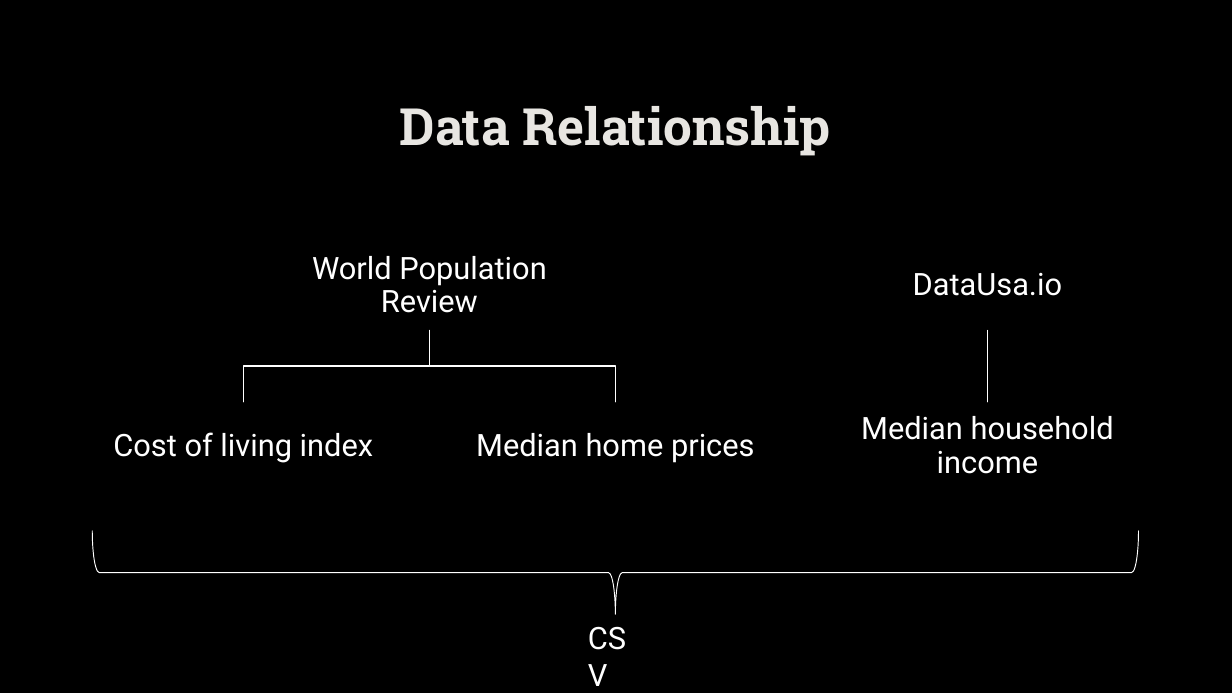
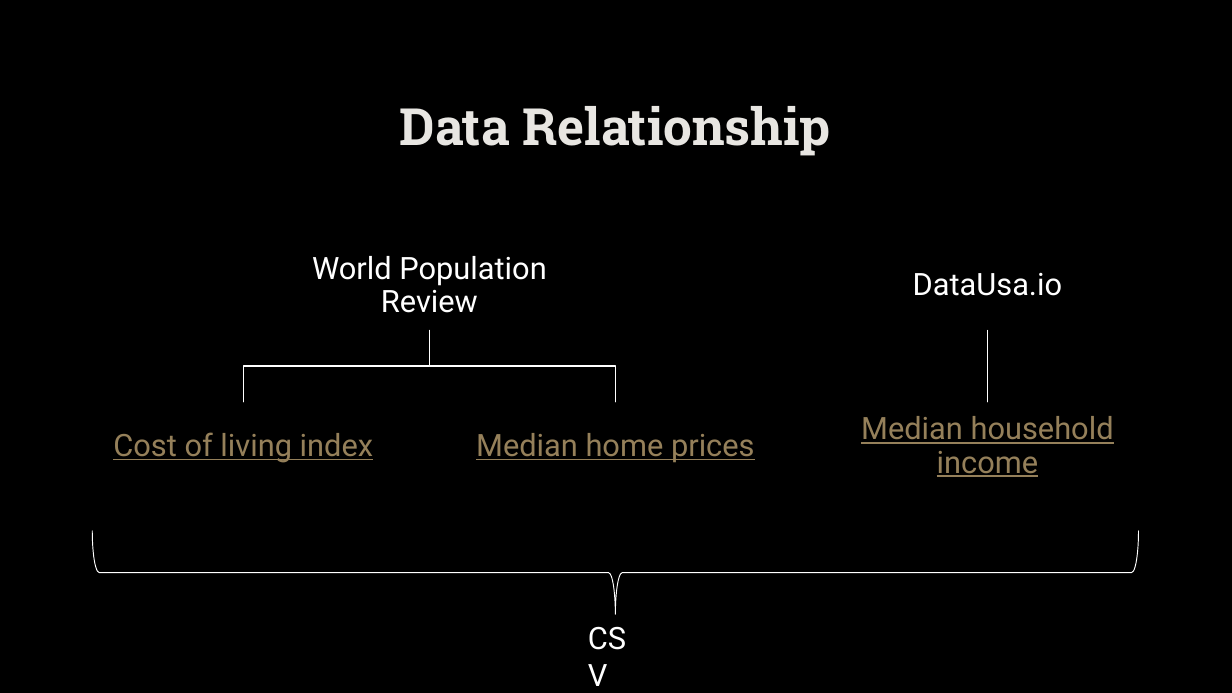
Before and after one commit to pamhinostroza/ETL_Project, a slide deck: slide 3 of Presentation.pptx. Drawn at 1232x693 pixels with LibreOffice and Linux fonts; fonts in the diff are those of the drawing; background and template pictures are left out. Boxes give left, top, right and bottom in pixels: in the first picture for what was removed or moved away, otherwise in the second. Text is boxed around its words. In the diff, an @@ line names an element or a change of style, - is before the commit and + after.

Commit message:
links for websites added

```diff
--- a/Presentation.pptx
+++ b/Presentation.pptx
@@ text colour #FFFFFF to #95805A, underline on in 3 elements at [113,432,373,463], [476,433,755,462], [861,416,1114,477] @@
```
